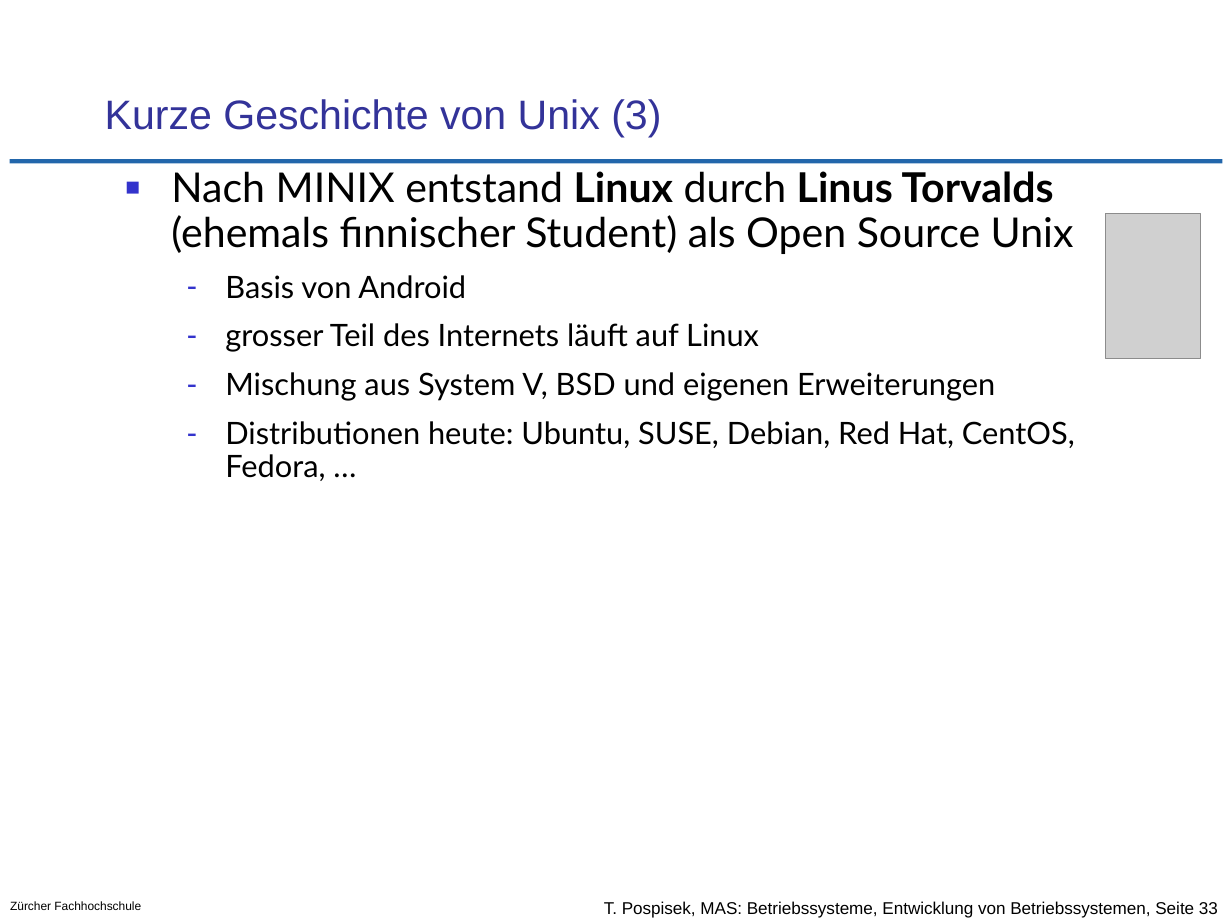
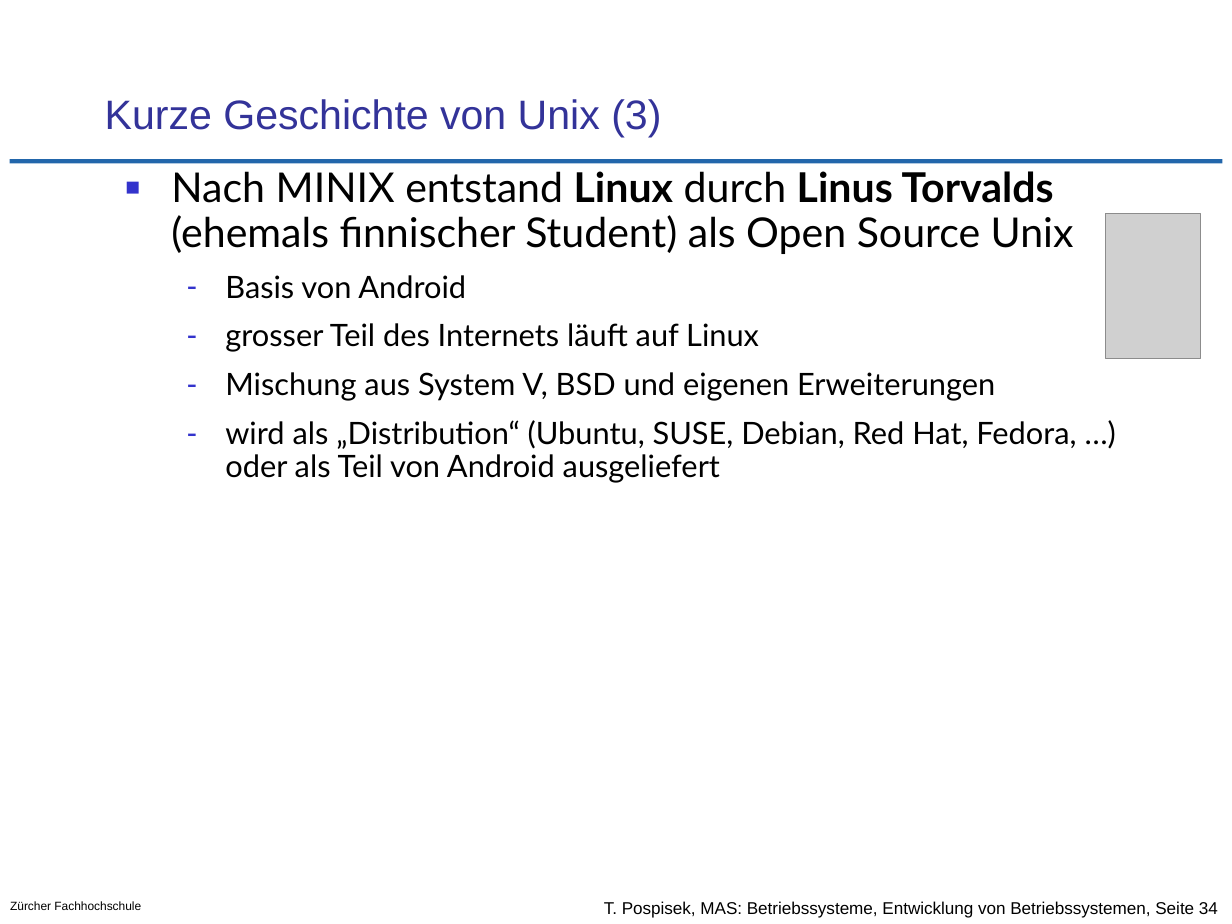
Before and after one commit to tpo/betriebssysteme, a slide deck: slide 34 of 01-2_Entwicklung_von_Betriebssystemen.odp (slide 33 before the commit). Drawn at 1232x924 pixels with LibreOffice and Linux fonts; fonts in the diff are those of the drawing; grey boxes stand for pictures; background and template pictures are left out. Boxes give left, top, right and bottom in pixels: in the first picture for what was removed or moved away, otherwise in the second. Text is boxed around its words. In the diff, an @@ line names an element or a change of style, - is before the commit and + after.

Commit message:
Anpassung an neues CAS Format/Länge
S.13 vereinfacht
S.21 vereinfacht
S.24 + Windwos Server 2019
S.27 Windwos NT zu ressourcenhungrig
S.31 neue Seite für Windows 2019
S.34 besser definiert, wo Linux existiert
S.37 Cloud basiert auch auf Open Source...

```diff
--- a/01-2_Entwicklung_von_Betriebssystemen.odp
+++ b/01-2_Entwicklung_von_Betriebssystemen.odp
@@ text at bbox=[225, 420, 1076, 483]: text changed @@
-  – Distributionen heute: Ubuntu, SUSE, Debian, Red Hat, CentOS, Fedora, …
+  – wird als „Distribution“ (Ubuntu, SUSE, Debian, Red Hat, Fedora, …) oder als Teil von Android ausgeliefert
@@ text at bbox=[604, 901, 1218, 918]: text changed @@
-T. Pospisek, MAS: Betriebssysteme, Entwicklung von Betriebssystemen, Seite 33
+T. Pospisek, MAS: Betriebssysteme, Entwicklung von Betriebssystemen, Seite 34
```
Also in this commit, not shown: 5 other slides changed, 1 slide added.
